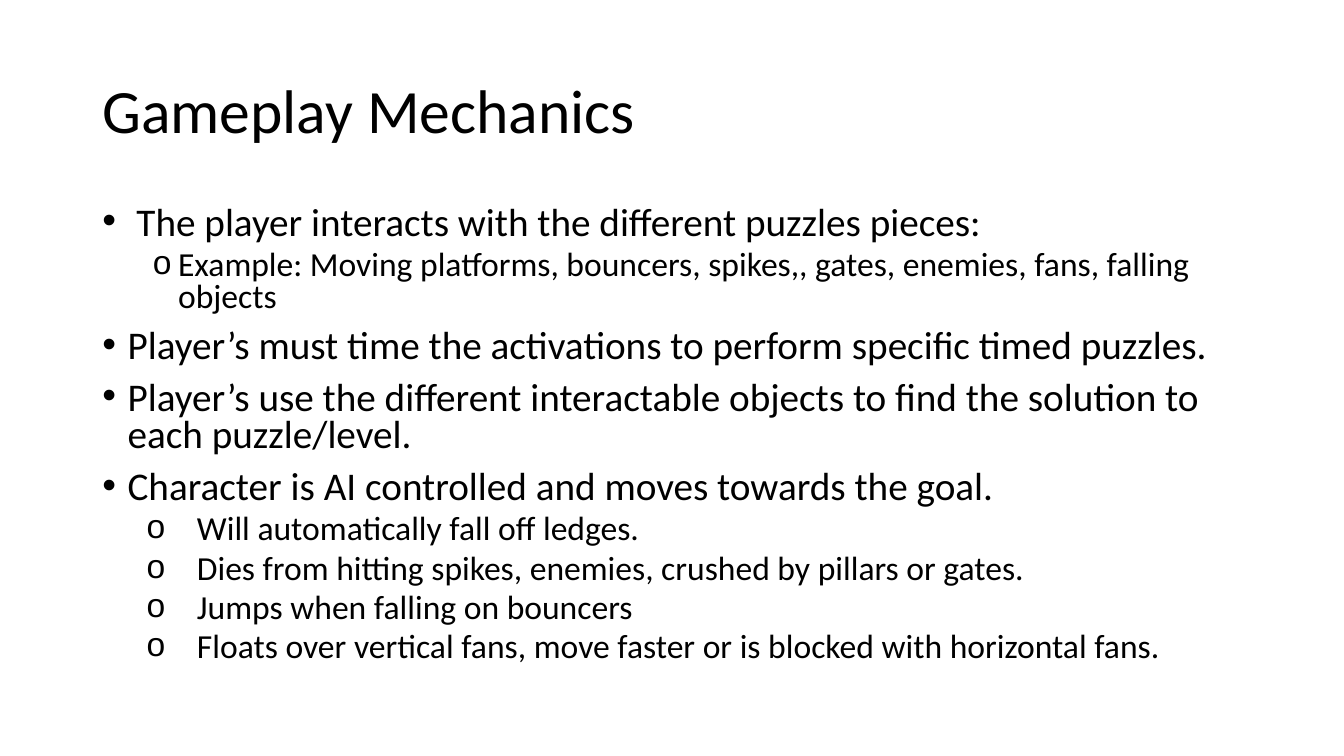
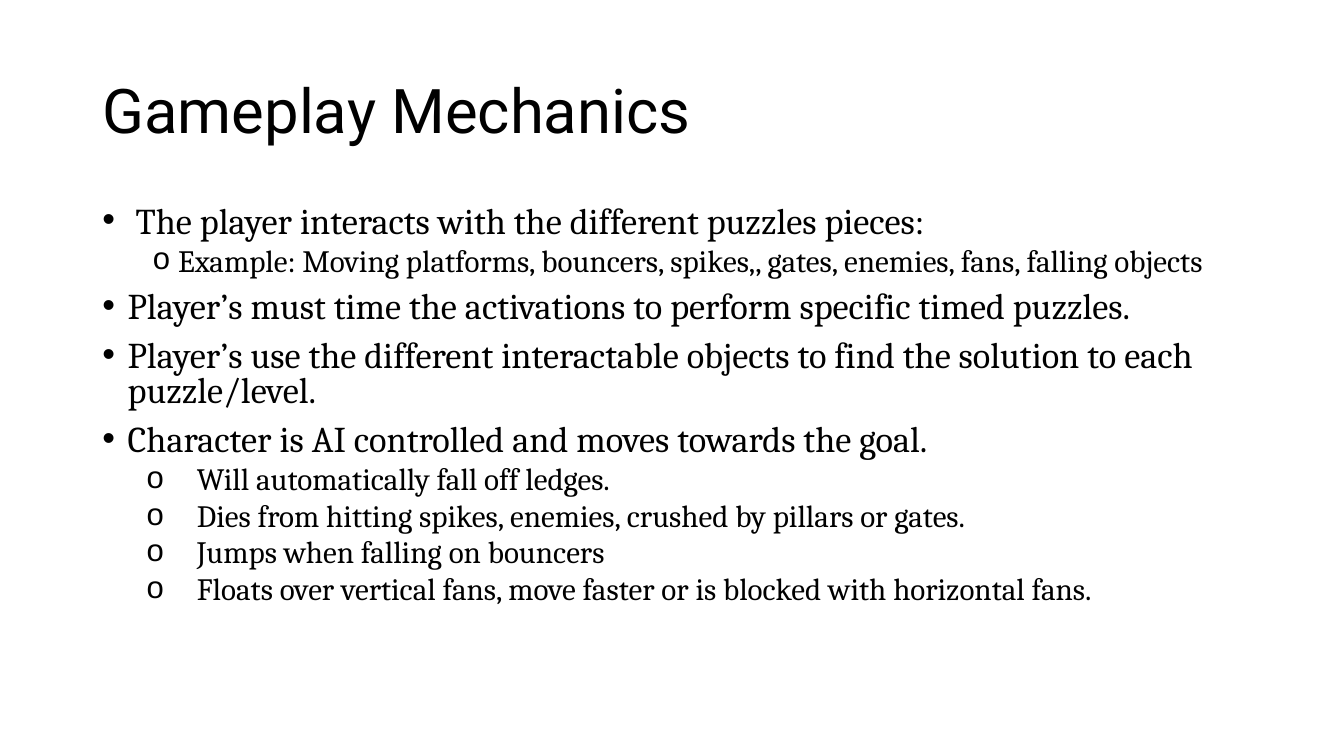
Before and after one commit to symbol24/Project-G-W, a slide deck: slide 5 of Project Game & Watch.pptx (slide 4 before the commit). Drawn at 1344x756 pixels with LibreOffice and Linux fonts; fonts in the diff are those of the drawing; background and template pictures are left out. Boxes give left, top, right and bottom in pixels: in the first picture for what was removed or moved away, otherwise in the second. Text is boxed around its words. In the diff, an @@ line names an element or a change of style, - is before the commit and + after.

```diff
--- a/Project Game & Watch.pptx
+++ b/Project Game & Watch.pptx
@@ title "Gameplay Mechanics" at (x1=102, y1=86, x2=690, y2=146): font Calibri to Roboto @@
@@ text "The player interacts with the ..." at (x1=128, y1=208, x2=1202, y2=604): size 28 to 25.9 pt in "The player interacts with the different puzzles ...", "Player’s must time the activations to perform ...", "Player’s use the different interactable objects to ...", "Character is AI controlled and moves towards ..."; font Calibri to Cambria; size 24 to 22.2 pt in "Example: Moving platforms, bouncers, spikes,, gates, enemies ...", "Will automatically fall off ledges.", "Dies from hitting spikes, enemies, crushed by ...", "Jumps when falling on bouncers" and 1 more places @@
```
Also in this commit, not shown: 7 other slides changed, 1 slide added, 5 other files.
